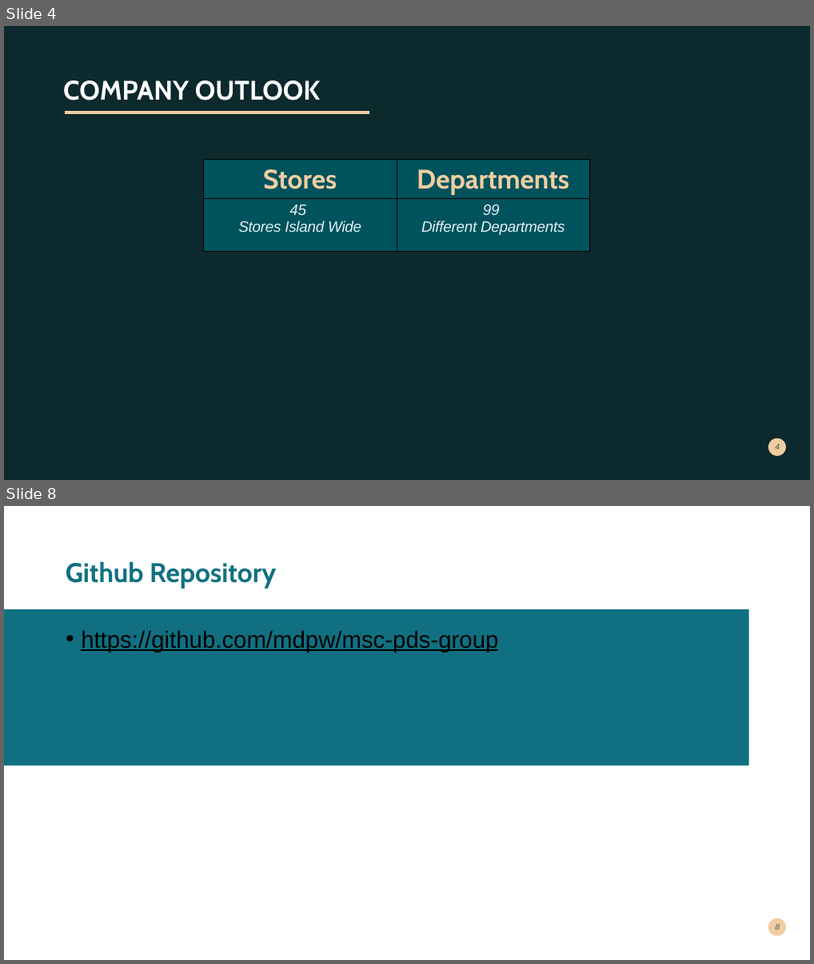
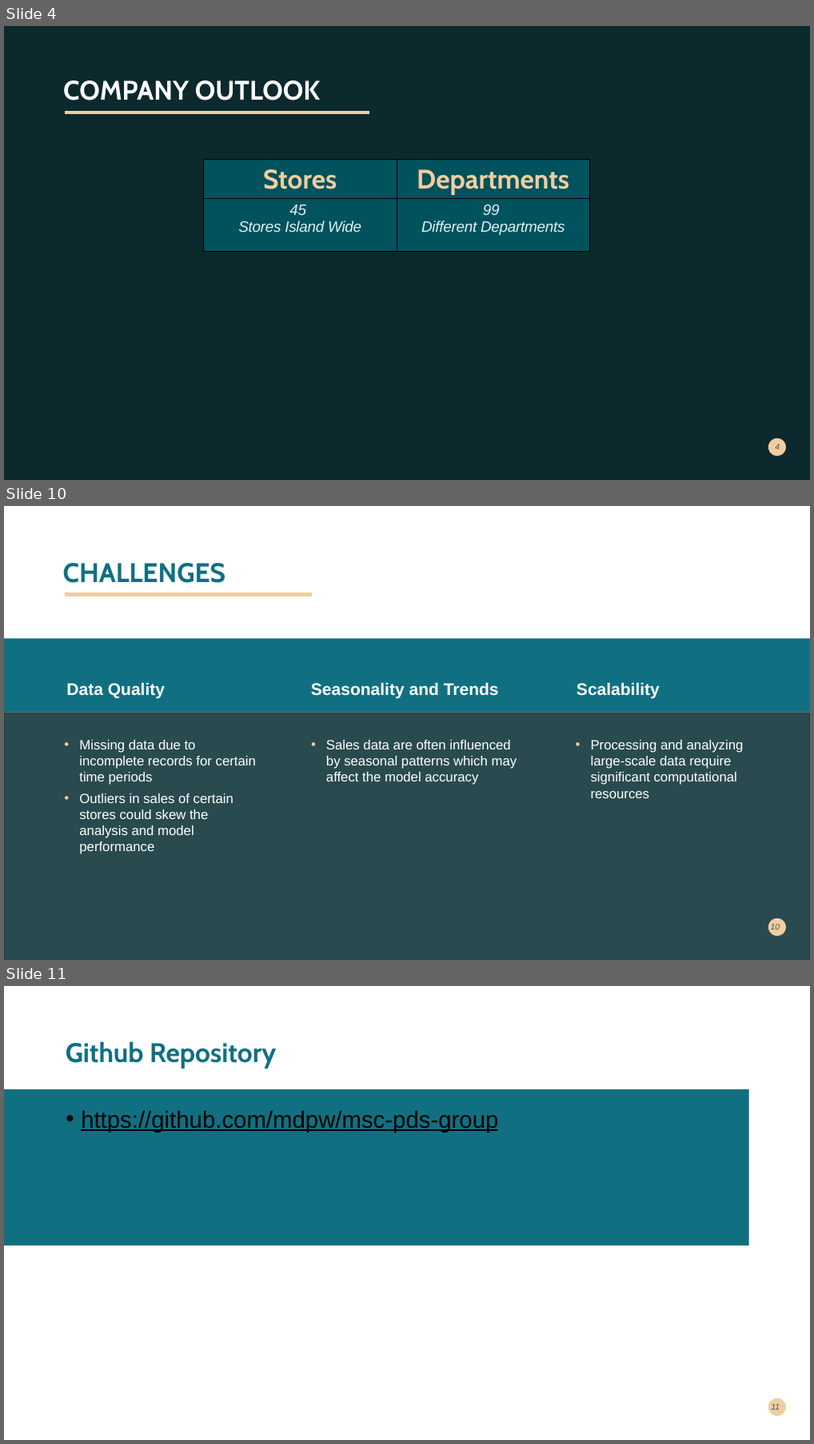
Before and after one commit to mdpw/msc-pds-group, a slide deck: presentation/monthly-sales-forecasting.pptx. Shown one above the other, each under a label of ours: slides 4 and 8 before the commit, slides 4, 10 and 11 after it; the slides between them are not shown. The pictures are 814x964 and 814x1444 pixels, drawn with LibreOffice and Linux fonts; fonts in the diff are those of the drawing; grey boxes stand for pictures; background and template pictures are left out; a plain dark background stands for a picture behind light text. Boxes give left, top, right and bottom in pixels: in the first picture for what was removed or moved away, otherwise in the second. Text is boxed around its words. In the diff, an @@ line names an element or a change of style, - is before the commit and + after.

Commit message:
07_Added_Slides_for_Challenges_and_Assumptions

```diff
--- a/presentation/monthly-sales-forecasting.pptx
+++ b/presentation/monthly-sales-forecasting.pptx
@@ slide 10 added at <box>4,506,810,960</box>, background #FFFFFF @@
@@ title added at <box>63,563,226,583</box>, 32 pt, text #107082, bold @@
+CHALLENGES
@@ freeform shape added at <box>65,594,312,594</box>, outline #F0CDA1 4.32 pt @@
@@ freeform shape added at <box>4,639,810,712</box>, fill #107082 @@
@@ text added at <box>66,682,165,698</box>, 20 pt, text #FFFFFF, bold @@
+Data Quality
@@ text added at <box>311,682,499,698</box>, 20 pt, text #FFFFFF, bold @@
+Seasonality and Trends
@@ text added at <box>577,682,660,699</box>, 20 pt, text #FFFFFF, bold @@
+Scalability
@@ picture added at <box>4,712,810,960</box> @@
@@ freeform shape added at <box>4,712,810,960</box>, fill #00292E at 80% opacity @@
@@ text added at <box>79,740,256,854</box>, 16 pt, text #FFFFFF @@
+• Missing data due to incomplete records for certain time periods
+• Outliers in sales of certain stores could skew the analysis and model performance
@@ text added at <box>326,740,518,784</box>, 16 pt, text #FFFFFF @@
+• Sales data are often influenced by seasonal patterns which may affect the model accuracy
@@ text added at <box>591,740,744,798</box>, 16 pt, text #FFFFFF @@
+• Processing and analyzing large-scale data require significant computational resources
@@ ellipse added at <box>769,918,786,936</box>, fill #F0CDA1 @@
@@ page number added at <box>771,924,781,929</box>, 10 pt, text #00292E at 70% opacity, italic @@
+10
@@ what was slide 8 is now slide 11 @@
@@ page number at <box>771,1404,780,1409</box>: text changed @@
-8
+11
```
Also in this commit, not shown: 1 slide changed, 2 other slides added.
